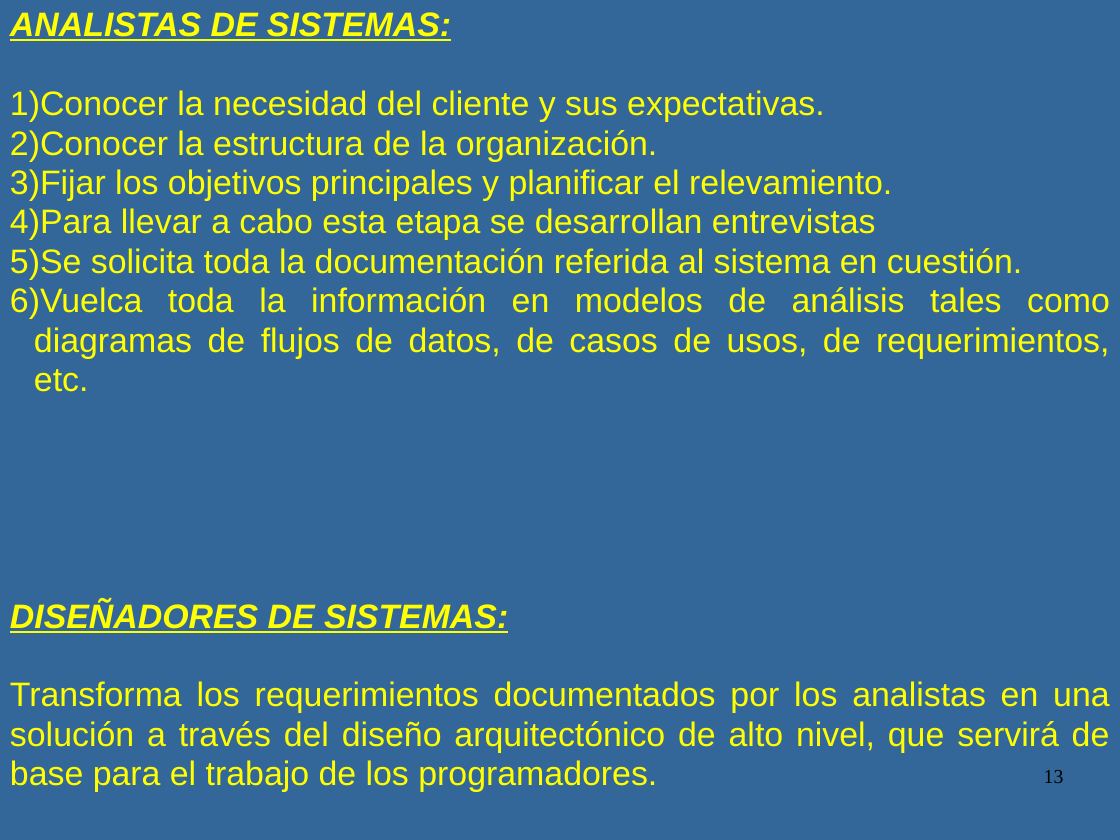
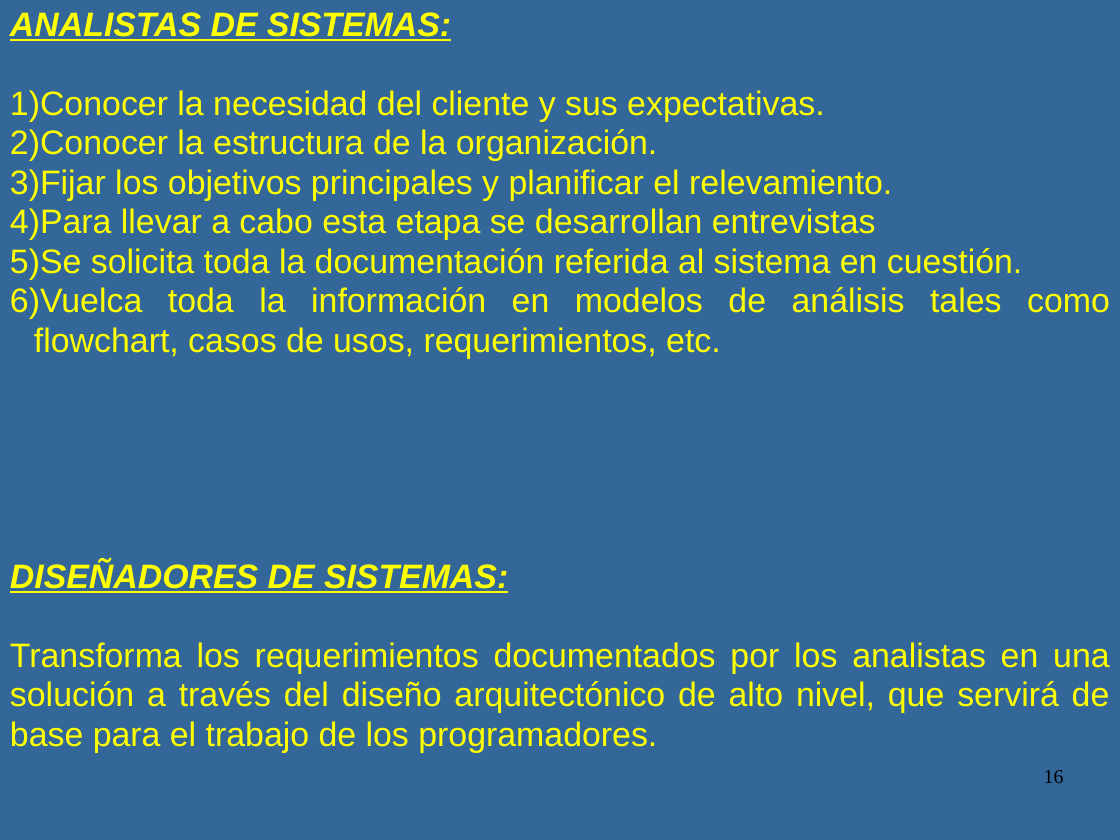
Before and after one commit to luismagarinos/Material-de-estudio-2023---MOO, a slide deck: slide 16 of Metodologia de Sistemas 2023.ppt (slide 13 before the commit). Drawn at 1120x840 pixels with LibreOffice and Linux fonts; fonts in the diff are those of the drawing. Boxes give left, top, right and bottom in pixels: in the first picture for what was removed or moved away, otherwise in the second. Text is boxed around its words. In the diff, an @@ line names an element or a change of style, - is before the commit and + after.

```diff
--- a/Metodologia de Sistemas 2023.ppt
+++ b/Metodologia de Sistemas 2023.ppt
@@ text at [10, 287, 1110, 359]: text changed @@
-6) Vuelca toda la información en modelos de análisis tales como diagramas de flujos de datos, de casos de usos, de requerimientos, etc.
+6) Vuelca toda la información en modelos de análisis tales como flowchart, casos de usos, requerimientos, etc.
@@ page number at [1044, 770, 1064, 783]: text changed @@
-13
+16
```
Also in this commit, not shown: 11 other slides changed, 4 slides added, 1 slide removed.
